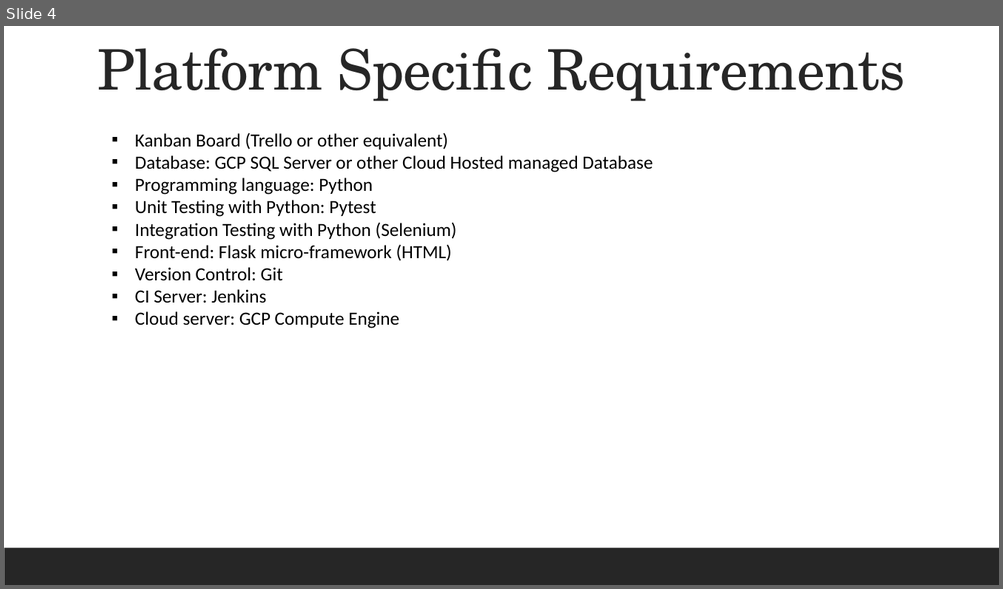
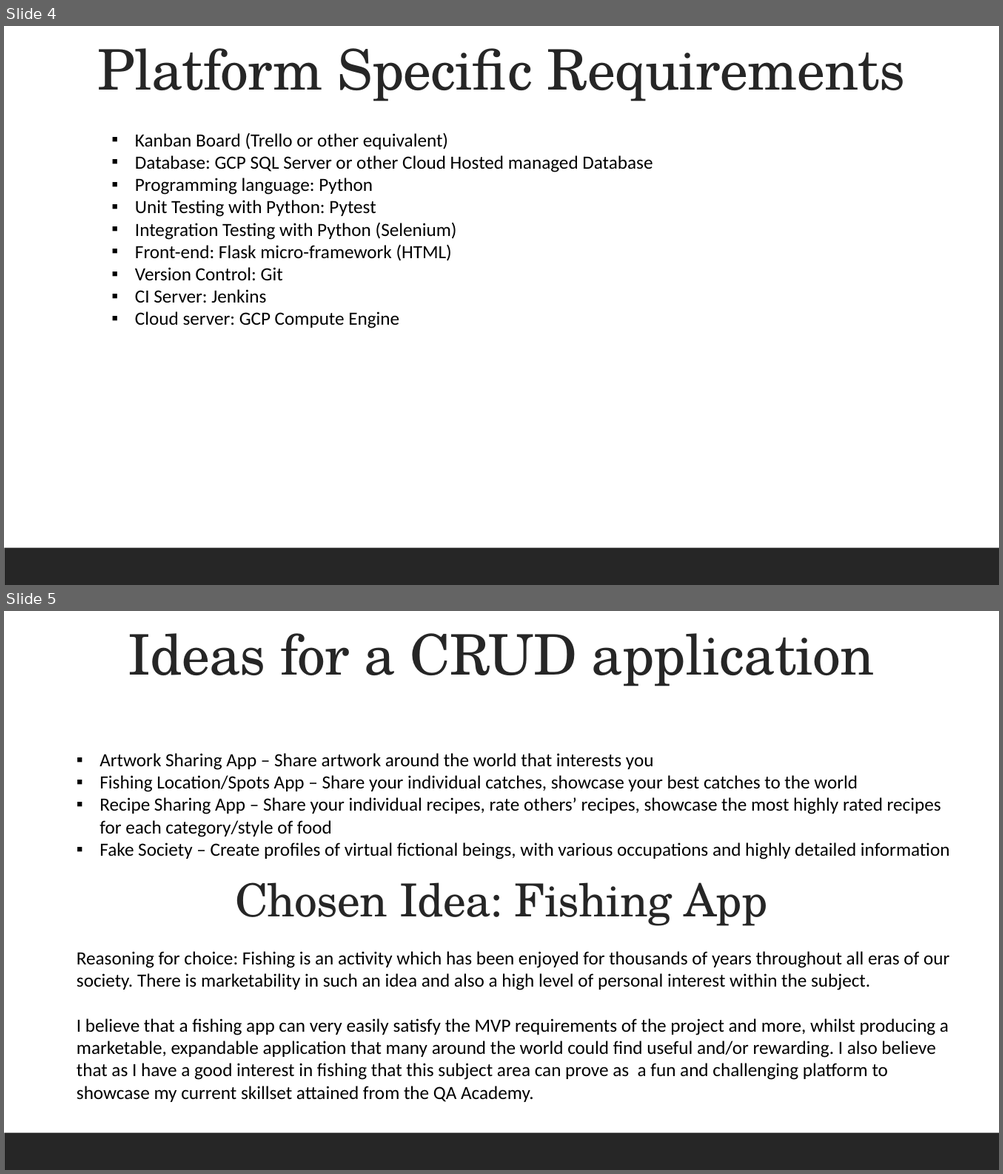
Before and after one commit to Bkirkb/QA-Fundamental, a slide deck: Documentation/DevOps Fundamental PowerPoint.pptx. Shown one above the other, each under a label of ours: slide 4 before the commit, slides 4 and 5 after it. The pictures are 1003x589 and 1003x1174 pixels, drawn with LibreOffice and Linux fonts; fonts in the diff are those of the drawing. Boxes give left, top, right and bottom in pixels: in the first picture for what was removed or moved away, otherwise in the second. Text is boxed around its words. In the diff, an @@ line names an element or a change of style, - is before the commit and + after.

```diff
--- a/Documentation/DevOps Fundamental PowerPoint.pptx
+++ b/Documentation/DevOps Fundamental PowerPoint.pptx
@@ slide 5 added at (4, 611, 999, 1170), background #FFFFFF; not listed: 1 template element that a slide beside it also shows @@
@@ text added at (128, 633, 874, 686), 54 pt, text #262626 @@
+Ideas for a CRUD application
@@ text added at (99, 753, 950, 860), 18 pt, text #000000 @@
+▪ Artwork Sharing App – Share artwork around the world that interests you
+▪ Fishing Location/Spots App – Share your individual catches, showcase your best catches to the world
+▪ Recipe Sharing App – Share your individual recipes, rate others’ recipes, showcase the most highly rated recipes for each category/style of food
+▪ Fake Society – Create profiles of virtual fictional beings, with various occupations and highly detailed information
@@ text added at (235, 883, 768, 926), 44 pt, text #262626 @@
+Chosen Idea: Fishing App
@@ text added at (77, 951, 949, 1102), 18 pt, text #000000 @@
+Reasoning for choice: Fishing is an activity which has been enjoyed for thousands of years throughout all eras of our society. There is marketability in such an idea and also a high level of personal interest within the subject.
+I believe that a fishing app can very easily satisfy the MVP requirements of the project and more, whilst producing a marketable, expandable application that many around the world could find useful and/or rewarding. I also believe that as I have a good interest in fishing that this subject area can prove as a fun and challenging platform to showcase my current skillset attained from the QA Academy.
@@ rectangle added at (92, 964, 948, 1007), fill #FFFFFF @@
```
Also in this commit, not shown: 1 slide changed, 3 other slides added, 2 other files.
